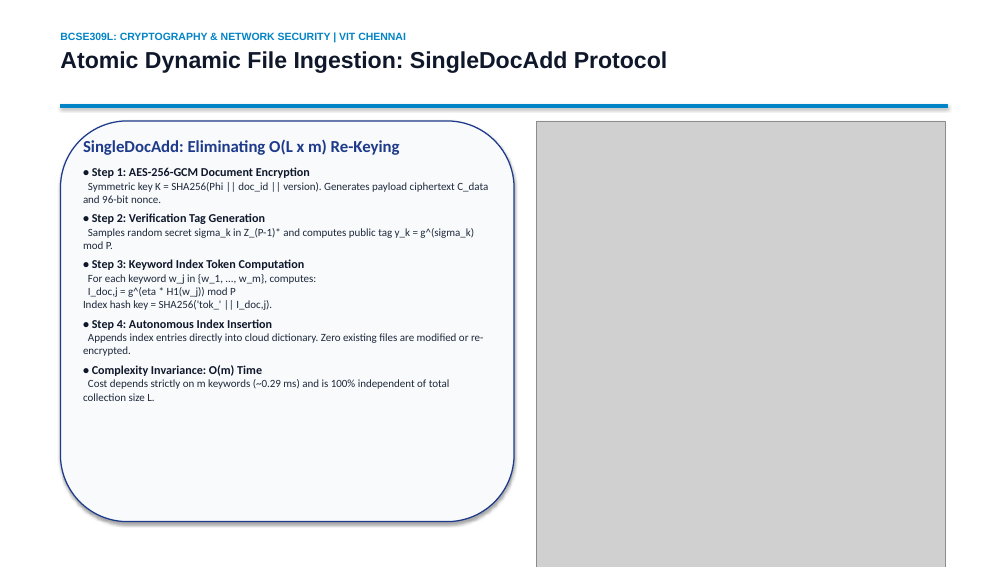
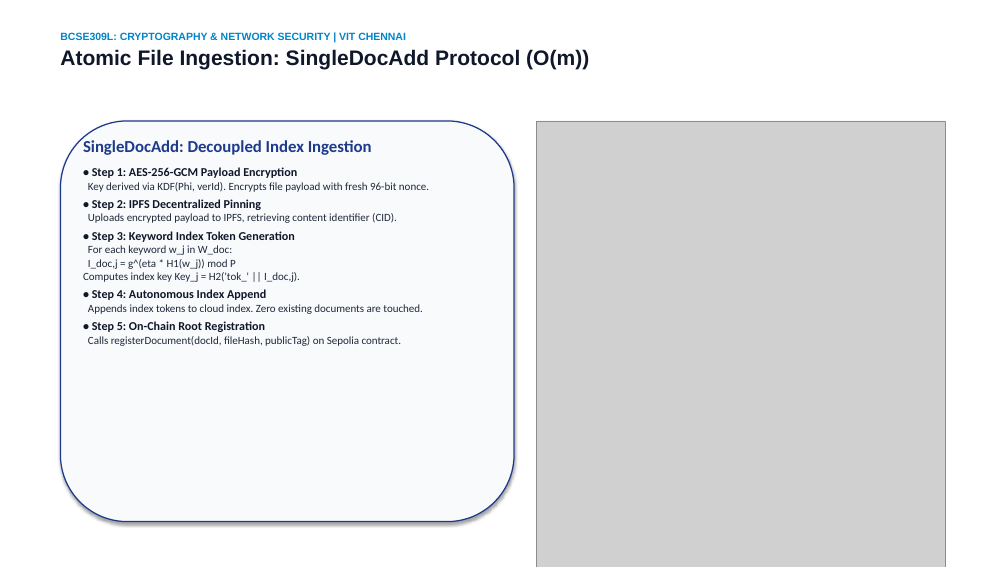
Before and after one commit to Prashant8991/BAMKS, a slide deck: slide 5 of submission_materials/1_Presentation_PPT/BAMKS_D_Final_Presentation.pptx (slide 7 before the commit). Drawn at 1008x567 pixels with LibreOffice and Linux fonts; fonts in the diff are those of the drawing; grey boxes stand for pictures. Boxes give left, top, right and bottom in pixels: in the first picture for what was removed or moved away, otherwise in the second. Text is boxed around its words. In the diff, an @@ line names an element or a change of style, - is before the commit and + after.

Commit message:
fix: update Review 3 materials with verified Sepolia deployment, fair benchmarks, and honest academic framing

```diff
--- a/submission_materials/1_Presentation_PPT/BAMKS_D_Final_Presentation.pptx
+++ b/submission_materials/1_Presentation_PPT/BAMKS_D_Final_Presentation.pptx
@@ text at (x1=60, y1=49, x2=589, y2=70): text changed; size 22 to 20 pt @@
-Atomic Dynamic File Ingestion: SingleDocAdd Protocol
+Atomic File Ingestion: SingleDocAdd Protocol (O(m))
@@ rectangle removed at (x1=60, y1=104, x2=948, y2=107) @@
@@ text at (x1=83, y1=140, x2=429, y2=346): text changed @@
-SingleDocAdd: Eliminating O(L x m) Re-Keying
-• Step 1: AES-256-GCM Document Encryption
-Symmetric key K = SHA256(Phi || doc_id || version). Generates payload ciphertext C_data and 96-bit nonce.
-• Step 2: Verification Tag Generation
-Samples random secret sigma_k in Z_(P-1)* and computes public tag y_k = g^(sigma_k) mod P.
-• Step 3: Keyword Index Token Computation
-For each keyword w_j in {w_1, ..., w_m}, computes:
-I_doc,j = g^(eta * H1(w_j)) mod P
-Index hash key = SHA256('tok_' || I_doc,j).
-• Step 4: Autonomous Index Insertion
-Appends index entries directly into cloud dictionary. Zero existing files are modified or re-encrypted.
-• Complexity Invariance: O(m) Time
-Cost depends strictly on m keywords (~0.29 ms) and is 100% independent of total collection size L.
+SingleDocAdd: Decoupled Index Ingestion
+• Step 1: AES-256-GCM Payload Encryption
+Key derived via KDF(Phi, verId). Encrypts file payload with fresh 96-bit nonce.
+• Step 2: IPFS Decentralized Pinning
+Uploads encrypted payload to IPFS, retrieving content identifier (CID).
+• Step 3: Keyword Index Token Generation
+For each keyword w_j in W_doc:
+I_doc,j = g^(eta * H1(w_j)) mod P
+Computes index key Key_j = H2('tok_' || I_doc,j).
+• Step 4: Autonomous Index Append
+Appends index tokens to cloud index. Zero existing documents are touched.
+• Step 5: On-Chain Root Registration
+Calls registerDocument(docId, fileHash, publicTag) on Sepolia contract.
```
Also in this commit, not shown: 10 other slides changed, 5 slides added, 6 slides removed, 19 other files.
